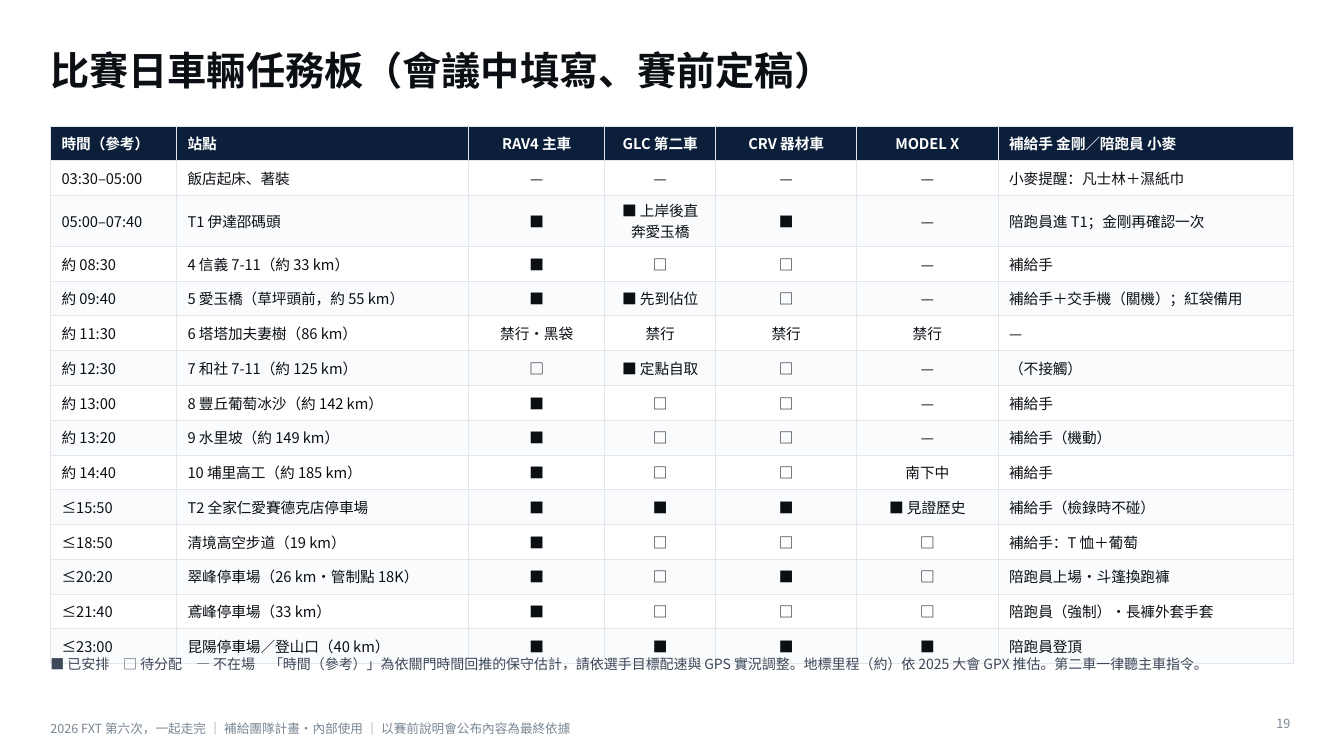
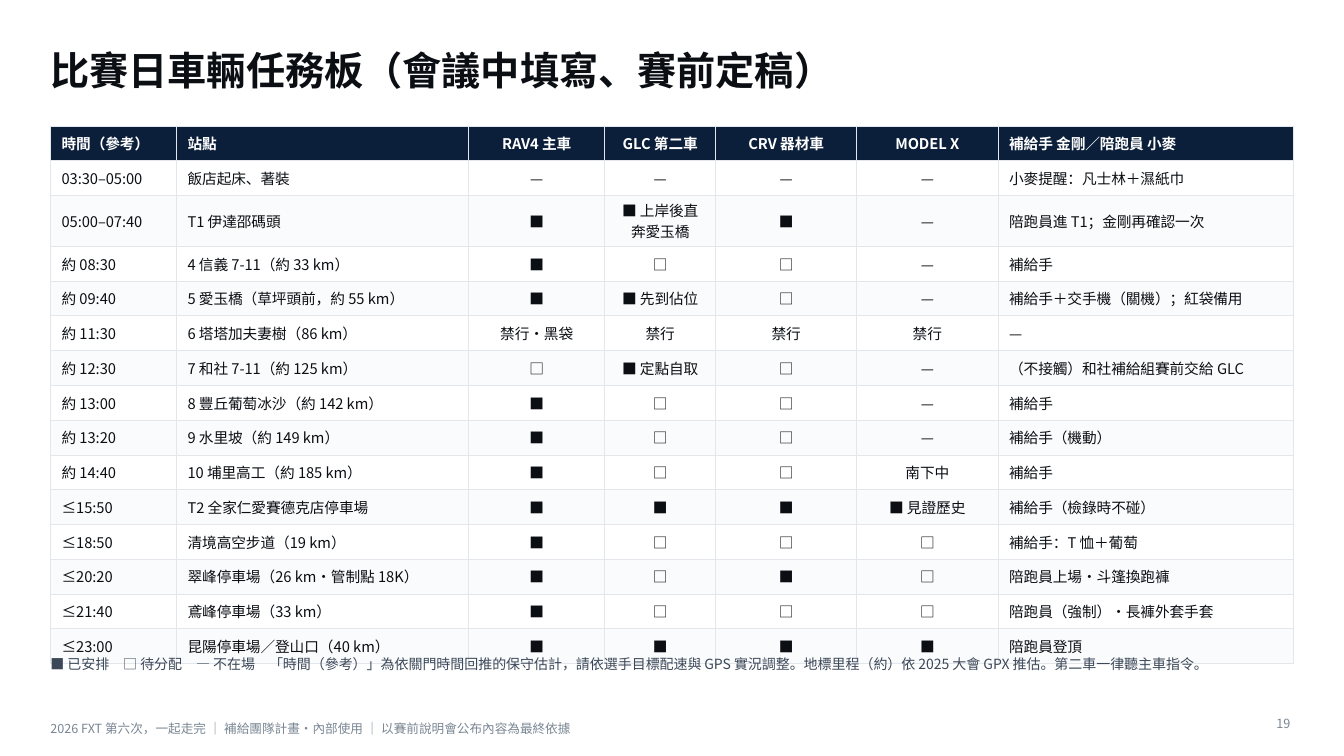
Before and after one commit to powermovebboy-sys/Race-site, a slide deck: slide 19 of deck/2026_FXT_第六次一起走完.pptx. Drawn at 1344x756 pixels with LibreOffice and Linux fonts; fonts in the diff are those of the drawing. Boxes give left, top, right and bottom in pixels: in the first picture for what was removed or moved away, otherwise in the second. Text is boxed around its words. In the diff, an @@ line names an element or a change of style, - is before the commit and + after.

```diff
--- a/deck/2026_FXT_第六次一起走完.pptx
+++ b/deck/2026_FXT_第六次一起走完.pptx
@@ table at <box>50,126,1294,658</box> @@
-row 7, column 7: （不接觸）
+row 7, column 7: （不接觸）和社補給組賽前交給 GLC
```
Also in this commit, not shown: 4 other slides changed, 3 other files.
